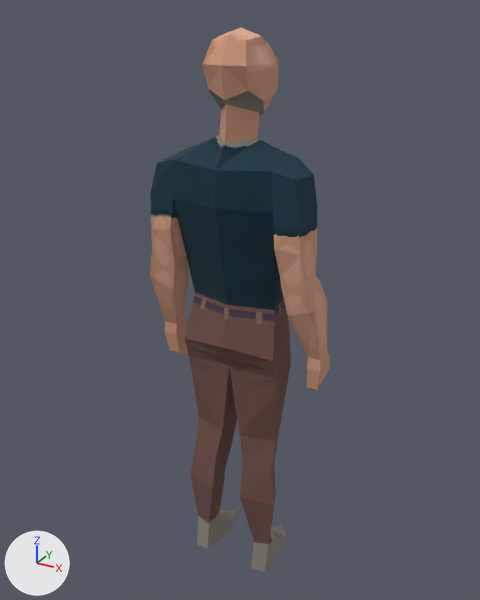
Two versions of the Blender file Enemy/Enemy2.blend, one commit apart.
Camera for both pictures: a 50 mm lens placed at (11.0, -20.0, 21.8), pointed at (-0.2, 0.4, 11.6). The lights are fixed; the arrows at lower left show +X, +Y and +Z. The first picture is the older version.
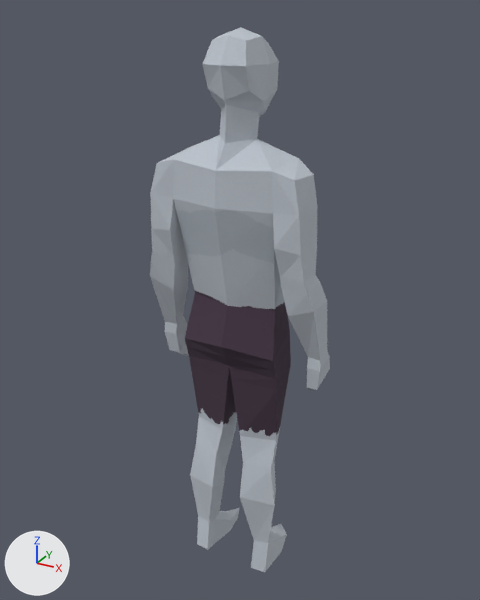
Boxes [x1, y1, x2, y2] around the edits, measured in the pictures (480 x 600 px):
'Cube', surface changed: [150, 27, 330, 572] in both

What changed in the scene script:
```text
Add img_enemytex_png:
    img_enemytex_png = load_image('EnemyTex.png', 'EnemyTex.png', 800, 815, 'sRGB')
Change mat_material_001:
    mat_material_001.texture: img_texture_png -> img_enemytex_png
```
